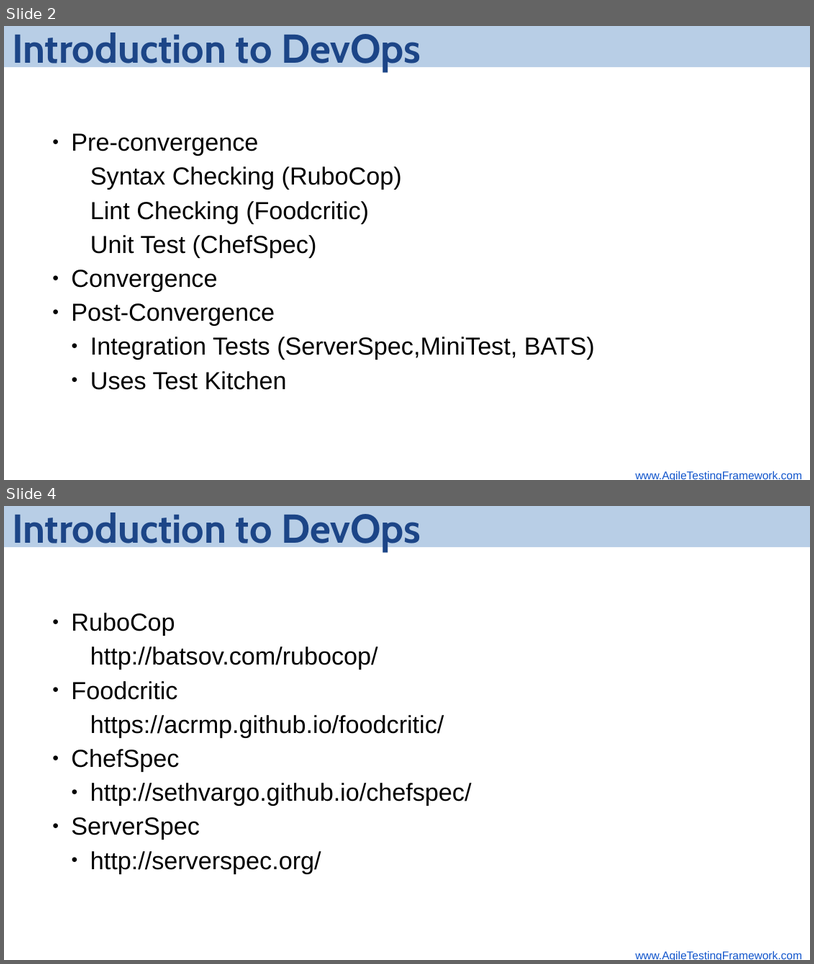
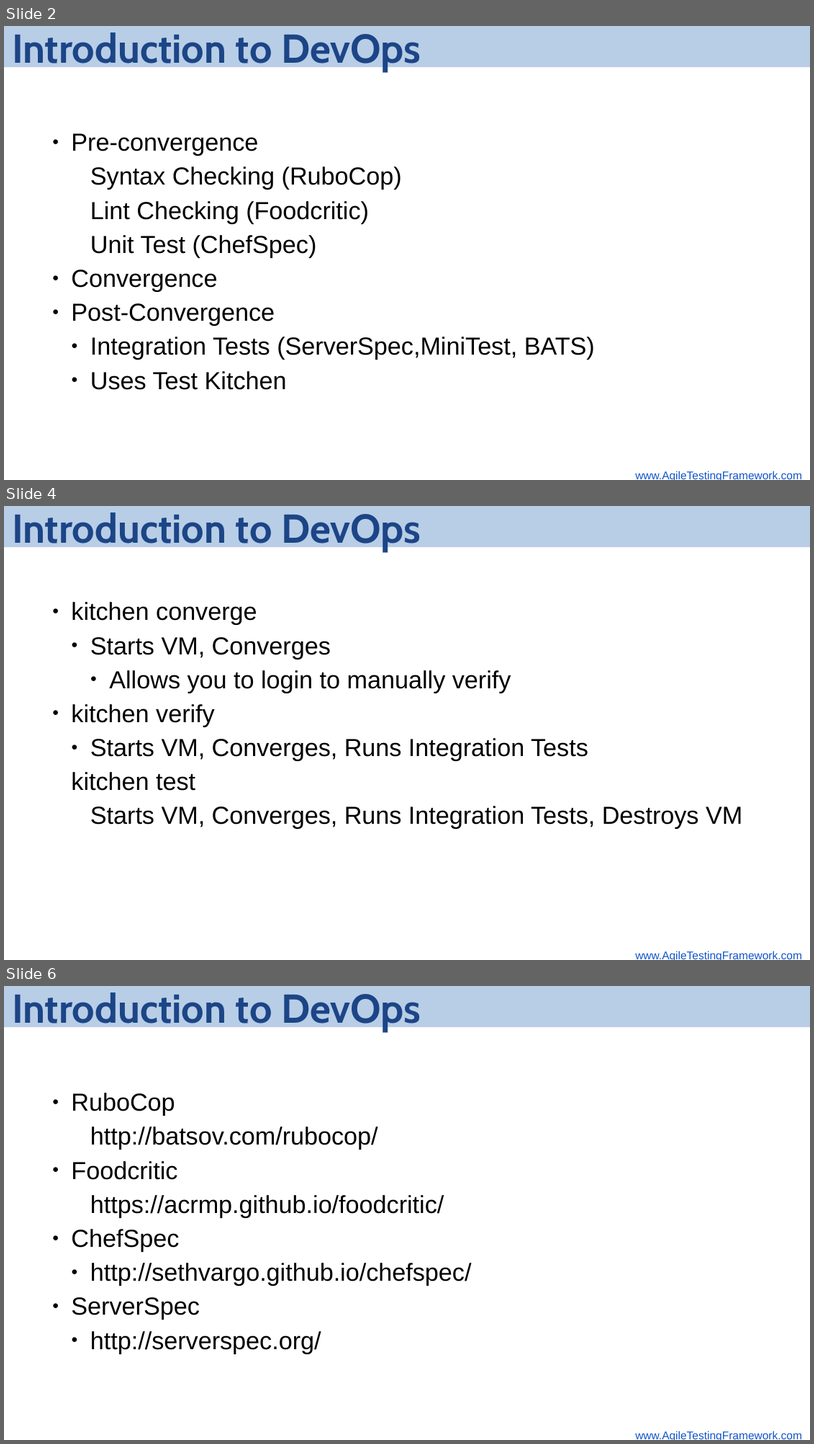
Before and after one commit to srufle/meetup-devops, a slide deck: meetup-devops-slides.odp. Shown one above the other, each under a label of ours: slides 2 and 4 before the commit, slides 2, 4 and 6 after it; the slides between them are not shown. The pictures are 814x964 and 814x1444 pixels, drawn with LibreOffice and Linux fonts; fonts in the diff are those of the drawing; background and template pictures are left out. Boxes give left, top, right and bottom in pixels: in the first picture for what was removed or moved away, otherwise in the second. Text is boxed around its words. In the diff, an @@ line names an element or a change of style, - is before the commit and + after.

```diff
--- a/meetup-devops-slides.odp
+++ b/meetup-devops-slides.odp
@@ slide 4 added at bbox=[4, 506, 810, 960], background picture (left out) @@
@@ rectangle added at bbox=[4, 506, 810, 547], fill #729FCF at 50% opacity, 36 pt, text #1C4587, bold @@
+Introduction to DevOps
@@ text added at bbox=[71, 602, 743, 829], 22 pt, text #000000 @@
+● kitchen converge
+  ● Starts VM, Converges
+    ● Allows you to login to manually verify
+● kitchen verify
+  ● Starts VM, Converges, Runs Integration Tests
+● kitchen test
+  ● Starts VM, Converges, Runs Integration Tests, Destroys VM
@@ text added at bbox=[635, 950, 802, 960], 10 pt, text #1155CC, underline @@
+www.AgileTestingFramework.com
@@ what was slide 4 is now slide 6 @@
```
Also in this commit, not shown: 1 slide changed, 1 other slide added, 1 other file.
